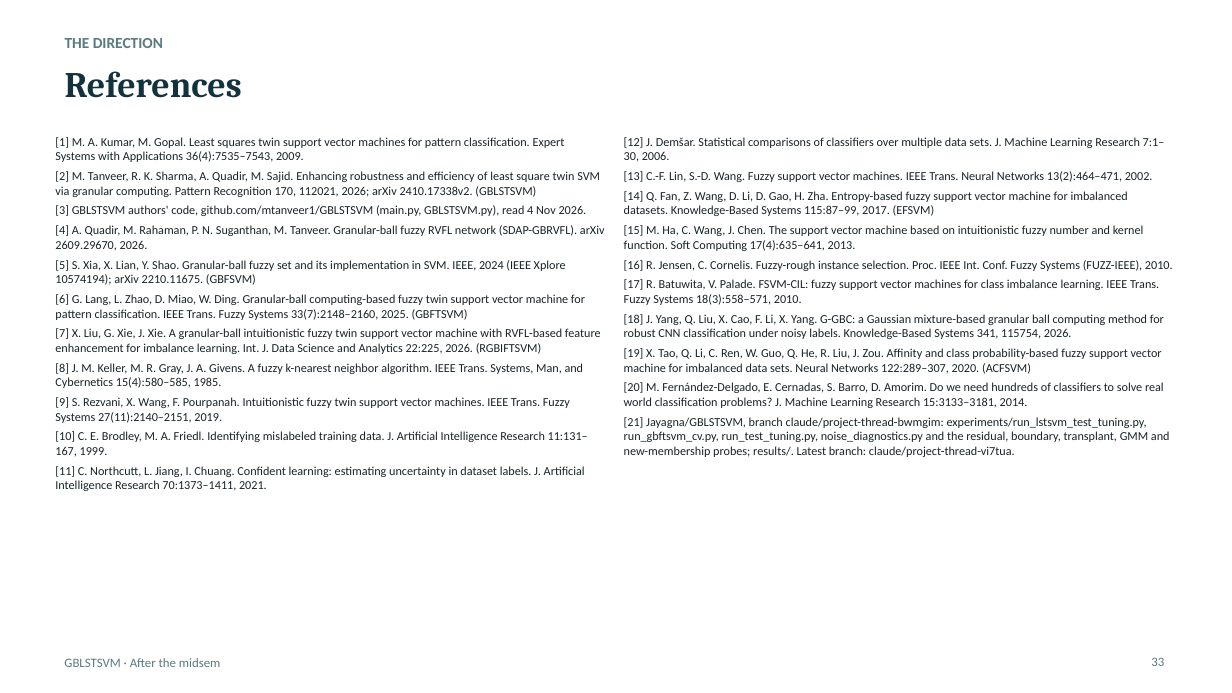
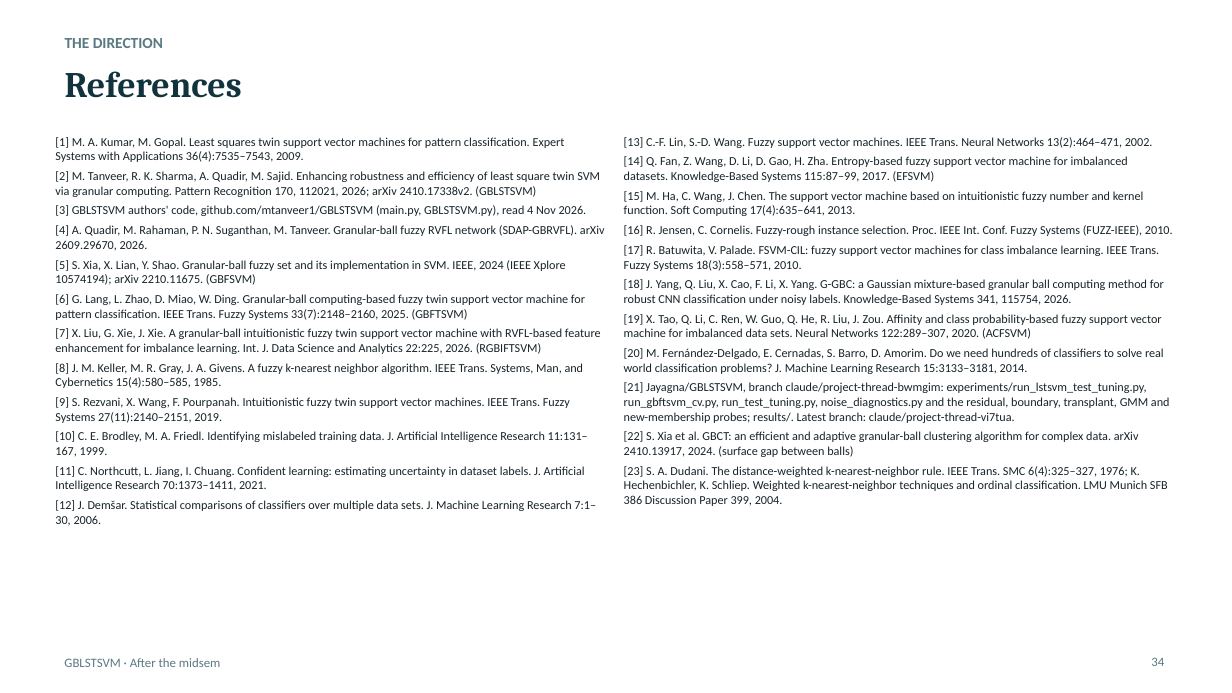
Before and after one commit to Jayagna/GBLSTSVM, a slide deck: slide 34 of reports/post_midsem/post_midsem.pptx (slide 33 before the commit). Drawn at 1232x693 pixels with LibreOffice and Linux fonts; fonts in the diff are those of the drawing. Boxes give left, top, right and bottom in pixels: in the first picture for what was removed or moved away, otherwise in the second. Text is boxed around its words. In the diff, an @@ line names an element or a change of style, - is before the commit and + after.

```diff
--- a/reports/post_midsem/post_midsem.pptx
+++ b/reports/post_midsem/post_midsem.pptx
@@ text at (624,137,1165,162): paragraph removed @@
-[12] J. Demšar. Statistical comparisons of classifiers over multiple data sets. J. Machine Learning Research 7:1–30, 2006.
@@ text at (624,431,1168,506): paragraphs added @@
+[22] S. Xia et al. GBCT: an efficient and adaptive granular-ball clustering algorithm for complex data. arXiv 2410.13917, 2024. (surface gap between balls)
+[23] S. A. Dudani. The distance-weighted k-nearest-neighbor rule. IEEE Trans. SMC 6(4):325–327, 1976; K. Hechenbichler, K. Schliep. Weighted k-nearest-neighbor techniques and ordinal classification. LMU Munich SFB 386 Discussion Paper 399, 2004.
@@ text at (55,500,596,526): paragraph added @@
+[12] J. Demšar. Statistical comparisons of classifiers over multiple data sets. J. Machine Learning Research 7:1–30, 2006.
@@ page number at (1151,657,1164,666): text changed @@
-33
+34
```
Also in this commit, not shown: 1 other slide changed, 1 slide added, 2 other files.
